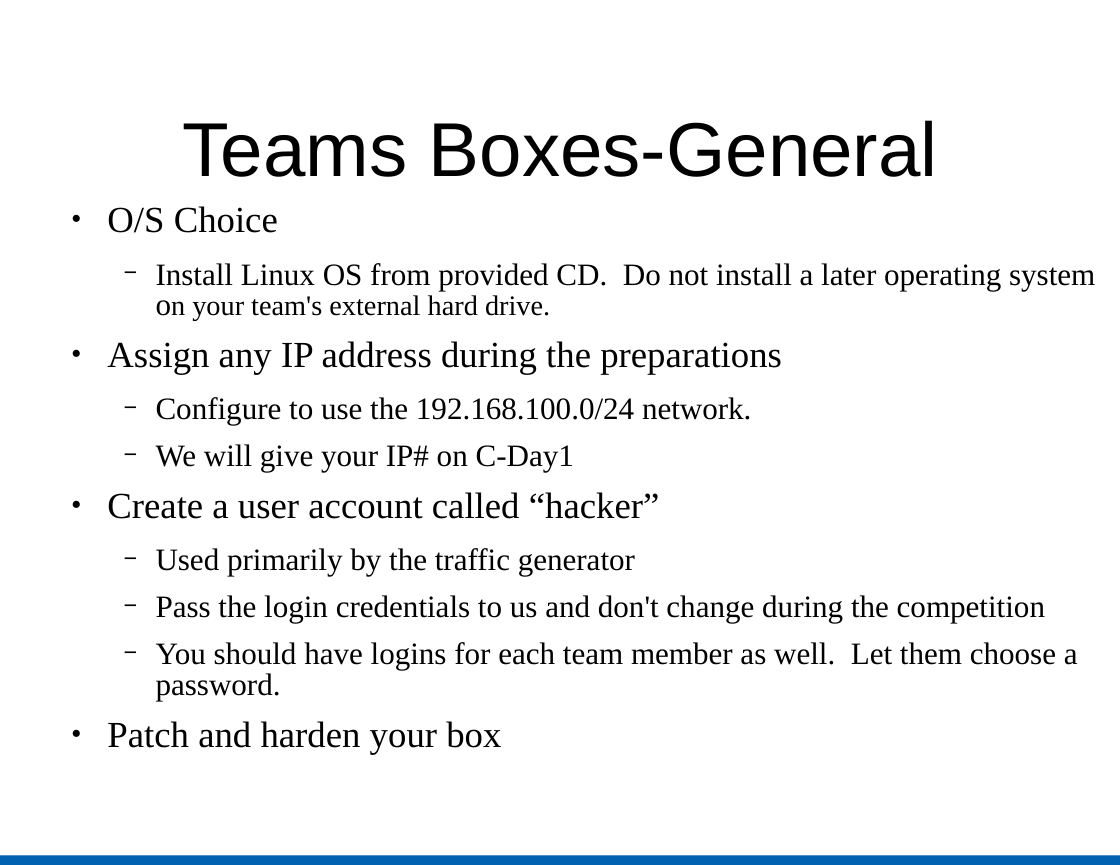
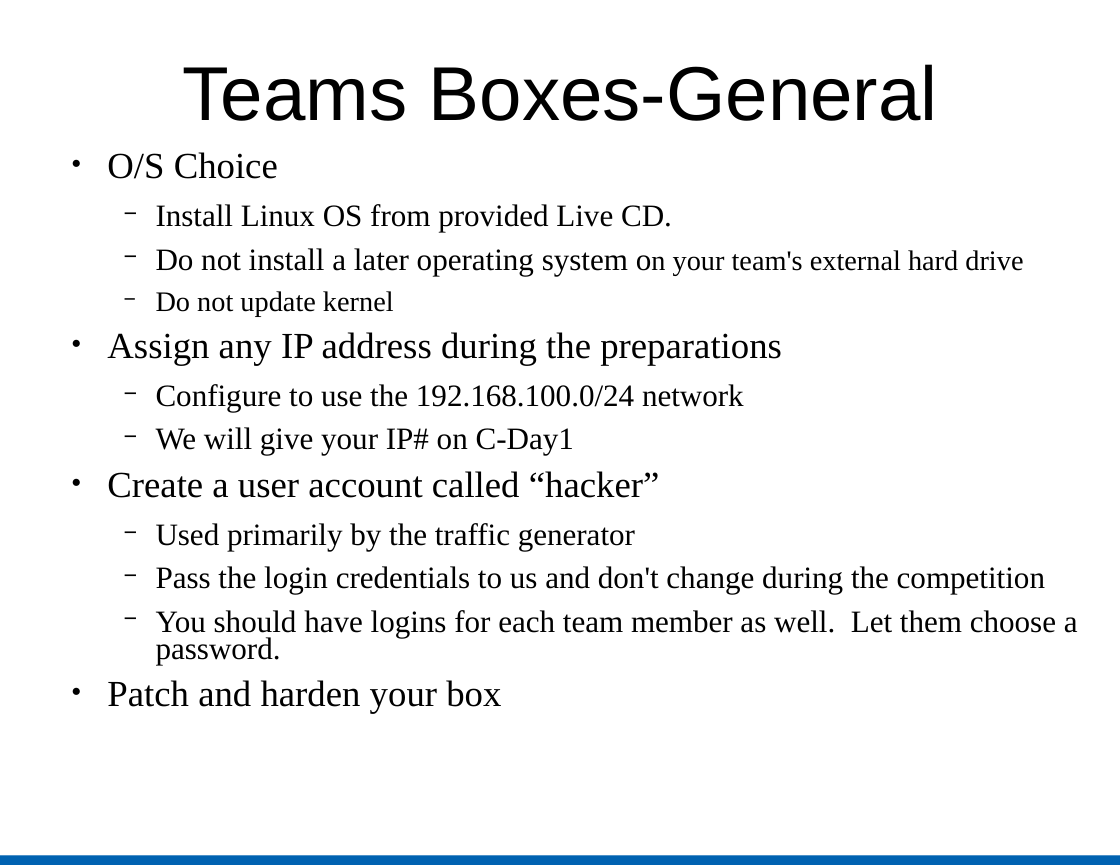
Before and after one commit to troynunnally/NetSecLab, a slide deck: slide 5 of assets/files/NetSecLab.ppt. Drawn at 1120x865 pixels with LibreOffice and Linux fonts; fonts in the diff are those of the drawing. Boxes give left, top, right and bottom in pixels: in the first picture for what was removed or moved away, otherwise in the second. Text is boxed around its words. In the diff, an @@ line names an element or a change of style, - is before the commit and + after.

```diff
--- a/assets/files/NetSecLab.ppt
+++ b/assets/files/NetSecLab.ppt
@@ title "Teams Boxes-General": place and size @@
-title "Teams Boxes-General" at [183,120,938,177]
+title "Teams Boxes-General" at [183,64,938,121]
@@ text "O/S Choice": place and size @@
-text "O/S Choice" at [107,206,1095,754]
+text "O/S Choice" at [107,152,1078,714]
@@ text at [107,152,1078,714]: line spacing 0.83 to 0.73 @@
@@ text at [156,204,1023,316]: text changed @@
-  − Install Linux OS from provided CD. Do not install a later operating system on your team's external hard drive.
+  − Install Linux OS from provided Live CD.
+  − Do not install a later operating system on your team's external hard drive
+  − Do not update kernel
@@ text at [156,384,744,412]: text changed @@
-  − Configure to use the 192.168.100.0/24 network.
+  − Configure to use the 192.168.100.0/24 network
```
Also in this commit, not shown: 19 other slides changed, 2 slides added, 2 slides removed, 6 other files.
